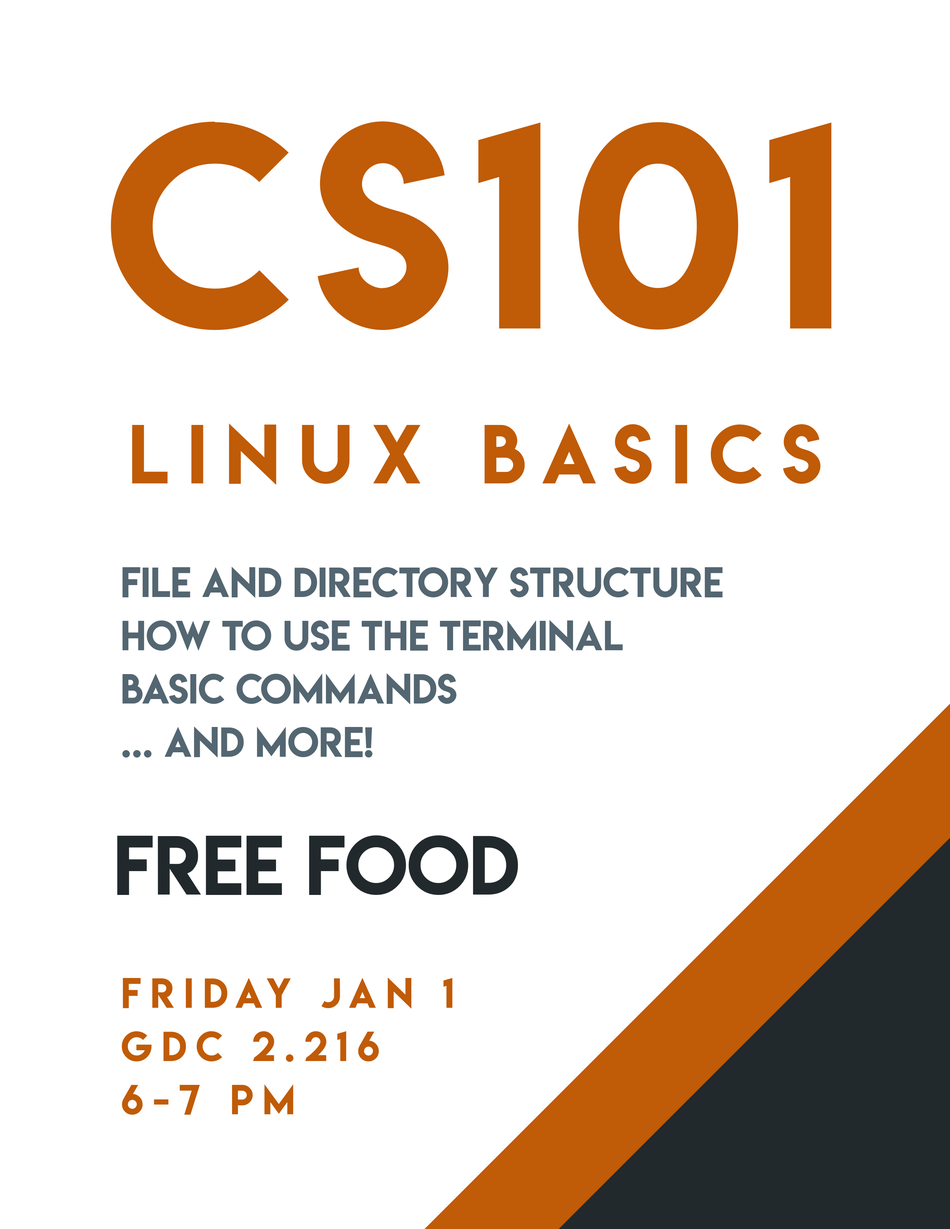
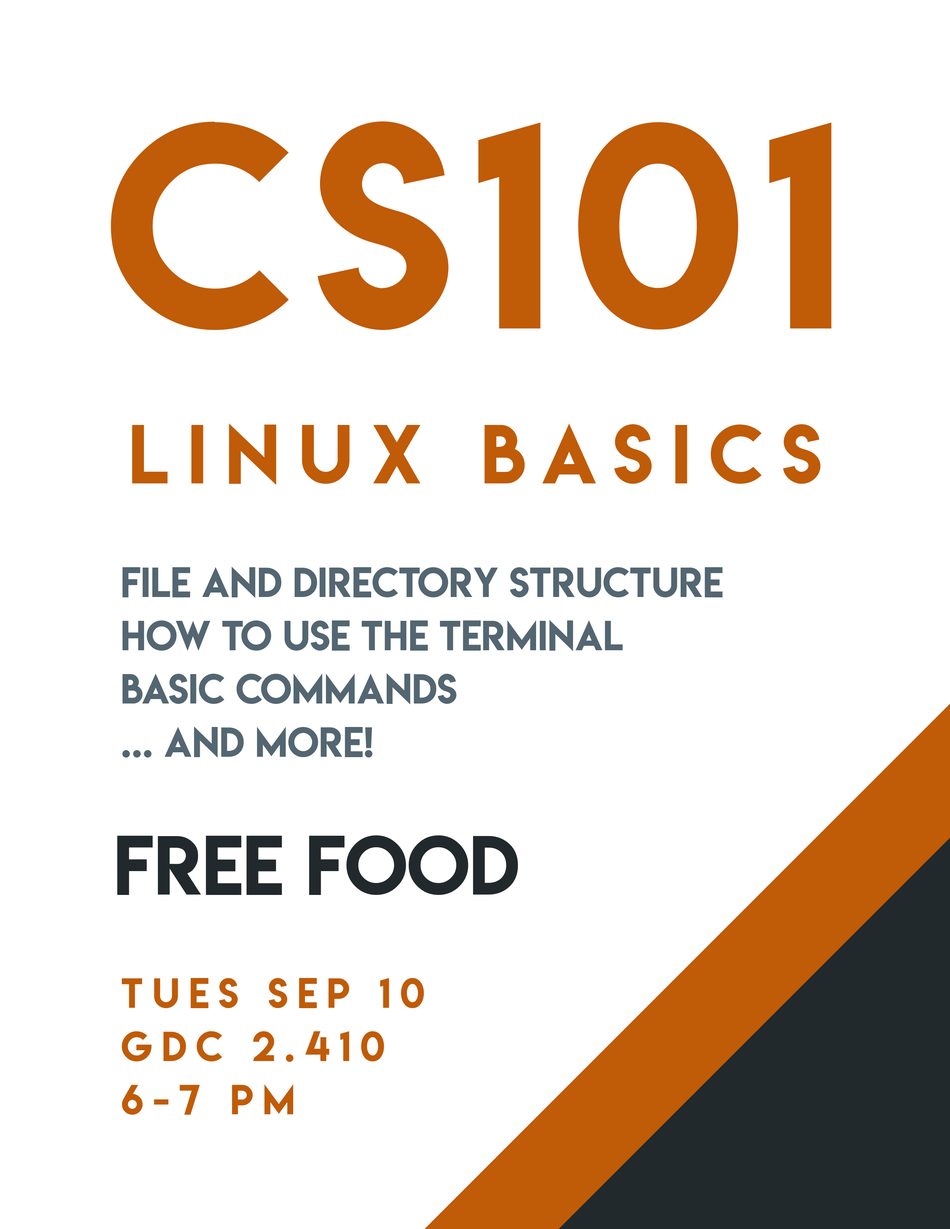
Before/after of a 950 x 1229 layered artwork. What changed in the layer stack:
renamed "friday jan 1 ..." to "Tues Sep 10 ...", painted on it over [121, 977, 453, 1062]
